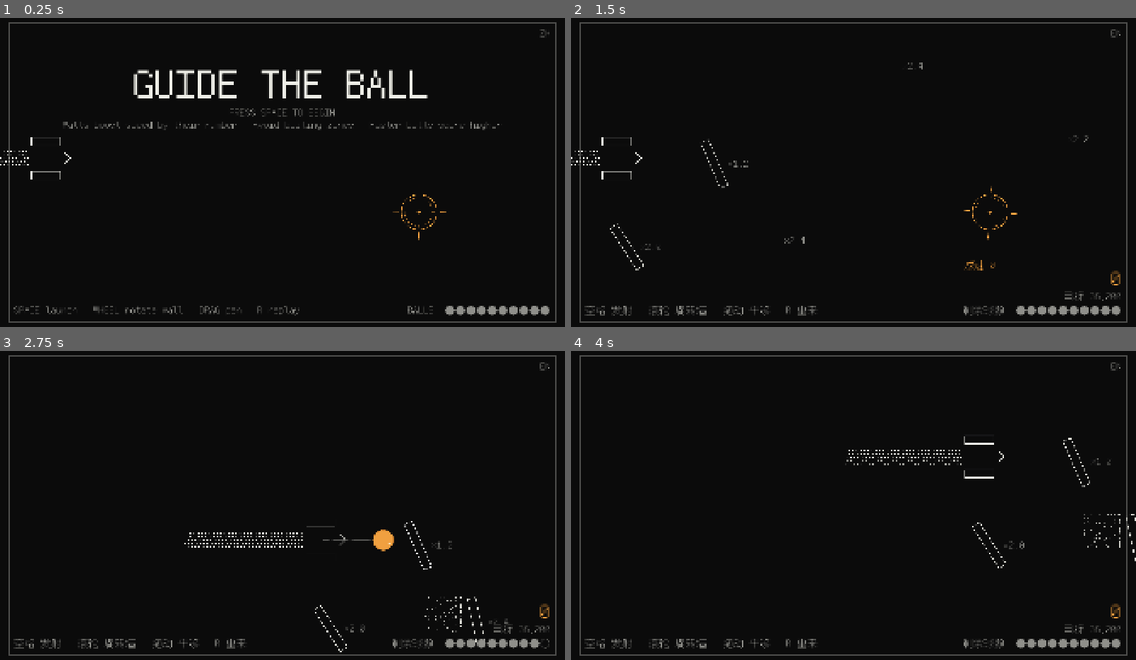
Above: before the commit, frames 1-4 (two rows, left to right).
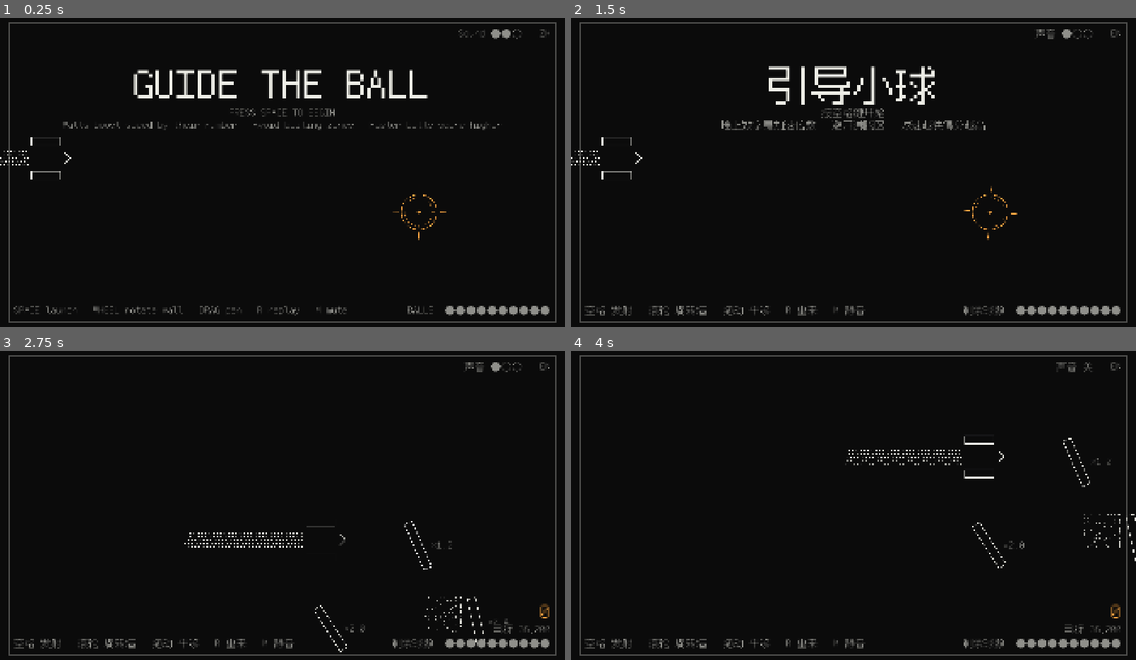
Above: after the commit, the same moments.

Repository: KuthorX/element-maze
Game: Godot game, scene res://node_2d.tscn
Same seed, same stepped clock (60 frames per second), same inputs: the game is played once before the commit and once after it.
Inputs (mouse positions are in pixels of both pictures, inside the frame that each line leads up to; where the layout moved, square brackets give the same spot in the first picture):
- Up to frame 1 (0.25 s): no input
- Up to frame 2 (1.5 s): click (1113, 33) [1090, 33] at 0.5 s; click (1056, 33) at 1.27 s
- Up to frame 3 (2.75 s): tap Enter (ui_accept) at 2 s; drag from (146, 496) to (418, 545) at 2.02 s
- Up to frame 4 (4 s): drag from (904, 629) to (989, 545) at 2.77 s; move the mouse to (910, 434) at 3.52 s; tap R at 3.6 s; click (910, 434) at 3.67 s; tap M at 3.8 s

The runs differ from the first frame. In frame 1, 0.2% of the frame differs, in the area x 56-93%, y 3-96%; in frame 2, 2.5%, in the area x 6-98%, y 3-97%; in frame 3, 0.5%; in frame 4, 0.2%.

Commit message:
feat: new music and sound effects
Audio autoload with Music/SFX buses, pooled SFX and crossfading music;
wall hits pitched along D Dorian by multiplier and speed; boiling-zone fizz,
goal shutter, win/lose stings, UI ticks; Sound volume control in the HUD
(click to step, M to mute), persisted and translated.

Co-Authored-By: Claude Opus 5.5 <noreply@anthropic.com>

Diff:
--- /dev/null
+++ b/default_bus_layout.tres
@@ -0,0 +1,15 @@
+[gd_resource type="AudioBusLayout" format=3]
+
+[resource]
+bus/1/name = &"Music"
+bus/1/solo = false
+bus/1/mute = false
+bus/1/bypass_fx = false
+bus/1/volume_db = -3.0
+bus/1/send = &"Master"
+bus/2/name = &"SFX"
+bus/2/solo = false
+bus/2/mute = false
+bus/2/bypass_fx = false
+bus/2/volume_db = 0.0
+bus/2/send = &"Master"
--- a/i18n/translations.csv
+++ b/i18n/translations.csv
@@ -2,10 +2,12 @@
 GAME_TITLE,Guide The Ball,引导小球
 TITLE_START,Press Space to begin,按空格键开始
 HUD_BALLS_LEFT,Balls,剩余球数
-HUD_CONTROLS,SPACE launch   WHEEL rotate wall   DRAG pan   R replay,空格 发射   滚轮 旋转墙   拖动 平移   R 重来
+HUD_CONTROLS,SPACE launch   WHEEL rotate wall   DRAG pan   R replay   M mute,空格 发射   滚轮 旋转墙   拖动 平移   R 重来   M 静音
 HUD_RULES,Walls boost speed by their number   Avoid boiling zones   Faster balls score higher,墙上数字是加速倍数   避开沸腾区   球速越快得分越高
 HUD_SPEED,Speed %s,球速 %s
 IMPRINT_TARGET,Target %s,目标 %s
 END_WIN,Target met,达成目标
 END_OUT,Out of balls,小球用完了
 END_SCORE,Target %s   R to replay,目标 %s   按 R 重来
+HUD_SOUND,Sound,声音
+HUD_SOUND_OFF,off,关
--- a/node_2d.tscn
+++ b/node_2d.tscn
@@ -7,6 +7,7 @@
 [ext_resource type="Script" uid="uid://c1ijpdu63rwha" path="res://scripts/EnergyWall.gd" id="5_q6r6c"]
 [ext_resource type="Script" uid="uid://claivnojwy5g6" path="res://scripts/DecZone.gd" id="13_nr8wp"]
 [ext_resource type="Script" uid="uid://bwh7d5bxaks17" path="res://scripts/LanguageToggle.gd" id="14_lang"]
+[ext_resource type="Script" path="res://scripts/SoundToggle.gd" id="24_sound"]
 [ext_resource type="Script" path="res://scripts/Frame.gd" id="15_film"]
 [ext_resource type="Script" path="res://scripts/Imprint.gd" id="16_imprint"]
 [ext_resource type="Script" path="res://scripts/Annotation.gd" id="17_note"]
@@ -259,10 +260,23 @@
 horizontal_alignment = 2
 text = "中文"
 
+[node name="SoundLabel" type="Label" parent="Film/EdgeLayer/View"]
+anchors_preset = 1
+anchor_left = 1.0
+anchor_right = 1.0
+offset_left = -200.0
+offset_top = 16.0
+offset_right = -48.0
+offset_bottom = 30.0
+grow_horizontal = 0
+auto_translate_mode = 2
+horizontal_alignment = 2
+text = "Sound"
+
 [node name="ControlsLabel" type="Label" parent="Film/EdgeLayer/View"]
 offset_left = 16.0
 offset_top = 330.0
-offset_right = 400.0
+offset_right = 460.0
 offset_bottom = 344.0
 text = "HUD_CONTROLS"
 
@@ -411,7 +425,7 @@
 anchors_preset = 1
 anchor_left = 1.0
 anchor_right = 1.0
-offset_left = -260.0
+offset_left = -124.0
 offset_top = 36.0
 offset_right = -36.0
 offset_bottom = 104.0
@@ -421,6 +435,22 @@
 flat = true
 script = ExtResource("14_lang")
 label_path = NodePath("../EdgeLayer/View/LangLabel")
+[node name="SoundToggle" type="Button" parent="Film"]
+auto_translate_mode = 2
+anchors_preset = 1
+anchor_left = 1.0
+anchor_right = 1.0
+offset_left = -390.0
+offset_top = 36.0
+offset_right = -132.0
+offset_bottom = 104.0
+grow_horizontal = 0
+focus_mode = 0
+mouse_default_cursor_shape = 2
+flat = true
+script = ExtResource("24_sound")
+label_path = NodePath("../EdgeLayer/View/SoundLabel")
+
 [connection signal="input_event" from="EnergyWall/TouchArea" to="EnergyWall" method="_on_touch_area_input_event"]
 [connection signal="input_event" from="EnergyWall2/TouchArea" to="EnergyWall2" method="_on_touch_area_input_event"]
 [connection signal="input_event" from="EnergyWall3/TouchArea" to="EnergyWall3" method="_on_touch_area_input_event"]
--- a/project.godot
+++ b/project.godot
@@ -25,6 +25,11 @@
 [autoload]
 
 Localization="*res://scripts/Localization.gd"
+Audio="*res://scripts/Audio.gd"
+
+[audio]
+
+buses/default_bus_layout="res://default_bus_layout.tres"
 
 [display]
 
--- /dev/null
+++ b/scripts/Audio.gd
@@ -0,0 +1,220 @@
+extends Node
+## Audio autoload: music (with crossfade and a "power down" duck), pooled SFX and the
+## master volume (four steps, 0 = muted) persisted next to the locale in settings.cfg.
+## Sounds are generated by tools/audio/build.py; see docs/audio-direction.md.
+
+signal volume_changed(level: int)
+## Emitted for every sound actually started (used by tests and logs).
+signal sfx_played(sfx_name: String)
+
+const SETTINGS_PATH := "user://settings.cfg"
+const SETTINGS_SECTION := "audio"
+const SETTINGS_KEY_VOLUME := "volume_level"
+const MAX_VOLUME_LEVEL := 3
+const DEFAULT_VOLUME_LEVEL := 2
+
+const MUSIC_BUS := &"Music"
+const SFX_BUS := &"SFX"
+const SFX_VOICES := 10
+const MUSIC_FADE := 1.2
+## On the result screen the music sinks with the level's power-down.
+const DUCK_DB := -9.0
+const SILENT_DB := -60.0
+
+const MUSIC := {
+	"scanning_table": preload("res://audio/music/scanning_table.mp3"),
+	"exposure": preload("res://audio/music/exposure.mp3"),
+}
+const SFX := {
+	"launch": preload("res://audio/sfx/launch.wav"),
+	"wall_hit": preload("res://audio/sfx/wall_hit.wav"),
+	"fizz": preload("res://audio/sfx/fizz.wav"),
+	"goal": preload("res://audio/sfx/goal.wav"),
+	"out_of_balls": preload("res://audio/sfx/out_of_balls.wav"),
+	"target_met": preload("res://audio/sfx/target_met.wav"),
+	"ui_click": preload("res://audio/sfx/ui_click.wav"),
+	"ui_hover": preload("res://audio/sfx/ui_hover.wav"),
+	"ui_confirm": preload("res://audio/sfx/ui_confirm.wav"),
+	"rotate": preload("res://audio/sfx/rotate.wav"),
+	"empty": preload("res://audio/sfx/empty.wav"),
+}
+## Minimum seconds between two starts of the same sound (avoids machine-gun stacking).
+const MIN_INTERVAL := {
+	"wall_hit": 0.04,
+	"fizz": 0.25,
+	"rotate": 0.035,
+	"ui_hover": 0.08,
+}
+## Wall hits are tuned along D Dorian from D5: the scale degree rises with the wall's
+## multiplier and with the ball's speed, so a fast ball off a x2.4 wall rings highest.
+const DORIAN_STEPS := [0, 2, 3, 5, 7, 9, 10, 12, 14, 15]
+const BOOST_LOW := 1.2
+const DEGREES_PER_BOOST := 5.0
+const BASE_SPEED := 400.0
+const MAX_SPEED_DEGREES := 3
+
+var volume_level: int = DEFAULT_VOLUME_LEVEL
+var _muted_from: int = DEFAULT_VOLUME_LEVEL
+var _voices: Array[AudioStreamPlayer] = []
+var _next_voice := 0
+var _last_played := {}
+var _music_a: AudioStreamPlayer
+var _music_b: AudioStreamPlayer
+var _active_music: AudioStreamPlayer
+var _current_music := ""
+var _music_tween: Tween
+var _ducked := false
+
+
+func _ready() -> void:
+	process_mode = Node.PROCESS_MODE_ALWAYS
+	for i in SFX_VOICES:
+		var voice := AudioStreamPlayer.new()
+		voice.bus = SFX_BUS
+		add_child(voice)
+		_voices.append(voice)
+	_music_a = _new_music_player()
+	_music_b = _new_music_player()
+	_active_music = _music_b
+	_set_volume_level(_load_volume_level(), false)
+
+
+# Stops playbacks on quit so the audio server can release the streams before shutdown.
+func _exit_tree() -> void:
+	for player in _voices + [_music_a, _music_b]:
+		player.stop()
+		player.stream = null
+
+
+func _new_music_player() -> AudioStreamPlayer:
+	var player := AudioStreamPlayer.new()
+	player.bus = MUSIC_BUS
+	player.volume_db = SILENT_DB
+	add_child(player)
+	return player
+
+
+# --- SFX -----------------------------------------------------------------------------
+
+func play(sfx_name: String, pitch: float = 1.0, volume_db: float = 0.0) -> void:
+	if not SFX.has(sfx_name):
+		push_error("Unknown sound %s" % sfx_name)
+		return
+	var now := Time.get_ticks_msec() / 1000.0
+	if now - float(_last_played.get(sfx_name, -1.0)) < float(MIN_INTERVAL.get(sfx_name, 0.0)):
+		return
+	_last_played[sfx_name] = now
+	var voice := _voices[_next_voice]
+	_next_voice = (_next_voice + 1) % _voices.size()
+	voice.stream = SFX[sfx_name]
+	voice.pitch_scale = pitch
+	voice.volume_db = volume_db
+	voice.play()
+	sfx_played.emit(sfx_name)
+
+
+## A ball bounced off a magnet wall with multiplier `boost` at `speed` px/s.
+func play_wall_hit(boost: float, speed: float) -> void:
+	var degree := roundi((boost - BOOST_LOW) * DEGREES_PER_BOOST)
+	degree += clampi(int(log(maxf(speed, 1.0) / BASE_SPEED) / log(2.0)), 0, MAX_SPEED_DEGREES)
+	degree = clampi(degree, 0, DORIAN_STEPS.size() - 1)
+	var semitones: int = DORIAN_STEPS[degree]
+	var loudness := clampf(-6.0 + 2.0 * log(maxf(speed, 1.0) / BASE_SPEED) / log(2.0), -6.0, 0.0)
+	play("wall_hit", pow(2.0, semitones / 12.0), loudness)
+
+
+# --- Music ---------------------------------------------------------------------------
+
+## Crossfades to `track` (no-op if it is already playing). Restores an active duck.
+func play_music(track: String) -> void:
+	if not MUSIC.has(track):
+		push_error("Unknown music %s" % track)
+		return
+	if track == _current_music:
+		duck_music(false)
+		return
+	_current_music = track
+	_ducked = false
+	var outgoing := _active_music
+	_active_music = _music_b if outgoing == _music_a else _music_a
+	_active_music.stream = MUSIC[track]
+	_active_music.volume_db = SILENT_DB
+	_active_music.play()
+	_fade_music(0.0)
+	GameLogger.info("Music: %s" % track, "Audio")
+
+
+## Sinks the current track under the result screen (true) or brings it back (false).
+func duck_music(ducked: bool) -> void:
+	if ducked == _ducked:
+		return
+	_ducked = ducked
+	_fade_music(DUCK_DB if ducked else 0.0)
+
+
+## Fades the active track to `active_db` and the other player out (then stops it).
+func _fade_music(active_db: float) -> void:
+	if _music_tween:
+		_music_tween.kill()
+	var idle := _music_b if _active_music == _music_a else _music_a
+	_music_tween = create_tween().set_parallel()
+	_music_tween.tween_property(_active_music, "volume_db", active_db, MUSIC_FADE)
+	_music_tween.tween_property(idle, "volume_db", SILENT_DB, MUSIC_FADE)
+	_music_tween.chain().tween_callback(_stop_silent_music)
+
+
+func _stop_silent_music() -> void:
+	for player in [_music_a, _music_b]:
+		if player.volume_db <= SILENT_DB + 0.1:
+			player.stop()
+
+
+# --- Volume --------------------------------------------------------------------------
+
+## Steps the volume down: 3 -> 2 -> 1 -> off -> 3 (the HUD "Sound" control).
+func cycle_volume() -> void:
+	var next := volume_level - 1
+	if next < 0:
+		next = MAX_VOLUME_LEVEL
+	_set_volume_level(next, true)
+
+
+func toggle_mute() -> void:
+	if volume_level == 0:
+		_set_volume_level(maxi(_muted_from, 1), true)
+	else:
+		_muted_from = volume_level
+		_set_volume_level(0, true)
+
+
+func _set_volume_level(level: int, save: bool) -> void:
+	volume_level = clampi(level, 0, MAX_VOLUME_LEVEL)
+	var master := AudioServer.get_bus_index(&"Master")
+	AudioServer.set_bus_mute(master, volume_level == 0)
+	var linear := float(volume_level) / MAX_VOLUME_LEVEL
+	AudioServer.set_bus_volume_db(master, linear_to_db(linear) if volume_level > 0 else SILENT_DB)
+	if save:
+		_save_volume_level(volume_level)
+	volume_changed.emit(volume_level)
+
+
+func _unhandled_key_input(event: InputEvent) -> void:
+	if event is InputEventKey and event.pressed and not event.echo and event.keycode == KEY_M:
+		toggle_mute()
+		play("ui_click")
+
+
+func _load_volume_level() -> int:
+	var config := ConfigFile.new()
+	if config.load(SETTINGS_PATH) != OK:
+		return DEFAULT_VOLUME_LEVEL
+	return clampi(int(config.get_value(SETTINGS_SECTION, SETTINGS_KEY_VOLUME, DEFAULT_VOLUME_LEVEL)), 0, MAX_VOLUME_LEVEL)
+
+
+func _save_volume_level(level: int) -> void:
+	var config := ConfigFile.new()
+	config.load(SETTINGS_PATH)
+	config.set_value(SETTINGS_SECTION, SETTINGS_KEY_VOLUME, level)
+	var err := config.save(SETTINGS_PATH)
+	if err != OK:
+		GameLogger.error("Failed to save volume (error %d)" % err, "Audio")
--- a/scripts/ColorBall.gd
+++ b/scripts/ColorBall.gd
@@ -44,6 +44,7 @@
 			var remainder = collision_info.get_remainder().bounce(collision_info.get_normal())
 			remainder = remainder.normalized() * (remainder.length() * boost)  # 应用提升到剩余向量
 			move_and_collide(remainder)
+			Audio.play_wall_hit(boost, velocity.length())
 			if is_instance_valid(trail):
 				trail.spawn_impact(global_position, collision_info.get_normal())
 
--- a/scripts/DecZone.gd
+++ b/scripts/DecZone.gd
@@ -8,6 +8,10 @@
 var bodies_inside: Array[CharacterBody2D] = []  # 跟踪进入的 CharacterBody2D
 var _sprite: CanvasItem
 var _opacity_timer: float = 0.0  # 用于不透明度变化的计时器
+var _fizz_timer: float = 0.0
+
+const FIZZ_REPEAT := 0.5  # seconds between fizz bursts while a ball boils through
+const FIZZ_MIN_SPEED := 25.0
 
 func _ready():
 	# 获取 Sprite2D 子节点
@@ -39,10 +43,24 @@
 			# 防止速度反转或过小
 			if body.velocity.length() < 1.0:
 				body.velocity = Vector2.ZERO
+	_update_fizz(delta)
+
+
+## Keeps the zone boiling audibly while a moving ball is inside it.
+func _update_fizz(delta: float) -> void:
+	var moving := bodies_inside.any(func(b): return is_instance_valid(b) and b.velocity.length() > FIZZ_MIN_SPEED)
+	if not moving:
+		_fizz_timer = 0.0
+		return
+	_fizz_timer += delta
+	if _fizz_timer >= FIZZ_REPEAT:
+		_fizz_timer = 0.0
+		Audio.play("fizz")
 
 func _on_body_entered(body: Node):
 	if body is CharacterBody2D:
 		bodies_inside.append(body)
+		Audio.play("fizz")
 		print("CharacterBody2D entered deceleration zone: ", body.name)
 
 func _on_body_exited(body: Node):
--- a/scripts/DestinationCircle.gd
+++ b/scripts/DestinationCircle.gd
@@ -115,6 +115,7 @@
 	print("Ball absorbed, score added: ", int(ceil(initial_speed)))
 
 func _add_score(amount: int):
+	Audio.play("goal")
 	if _level_state and _level_state.has_method("add_score"):
 		print("Adding score: ", amount, " at time: ", Time.get_ticks_msec())
 		_level_state.add_score(amount)
--- a/scripts/ElementSource.gd
+++ b/scripts/ElementSource.gd
@@ -32,6 +32,7 @@
 	var level_state = get_tree().get_first_node_in_group("level_score")
 	if level_state and not level_state.consume_ball():
 		GameLogger.info("Cannot spawn ball: no remaining balls", "ElementSource")
+		Audio.play("empty")
 		return
 
 	var ball := ColorBallScene.instantiate()
@@ -47,6 +48,7 @@
 	ball.global_position = global_position
 
 	spawned_balls.append(ball)
+	Audio.play("launch")
 	ball.tree_exited.connect(_on_ball_tree_exited.bind(ball))
 	GameLogger.info("ColorBall spawned successfully, total balls: %d" % spawned_balls.size(), "ElementSource")
 
--- a/scripts/EnergyWall.gd
+++ b/scripts/EnergyWall.gd
@@ -34,6 +34,7 @@
 func _on_mouse_entered():
 	mouse_inside = true
 	$Sprite2D.modulate = HOVER_MODULATE
+	Audio.play("ui_hover")
 
 func _on_mouse_exited():
 	mouse_inside = false
@@ -46,11 +47,13 @@
 			var new_rotation_deg = rad_to_deg(target_rotation) + rotation_step
 			new_rotation_deg = clamp(new_rotation_deg, min_rotation_degrees, max_rotation_degrees)
 			target_rotation = deg_to_rad(new_rotation_deg)
+			Audio.play("rotate")
 		elif event.button_index == MOUSE_BUTTON_WHEEL_DOWN and event.pressed:
 			# 滚轮下滚，逆时针旋转
 			var new_rotation_deg = rad_to_deg(target_rotation) - rotation_step
 			new_rotation_deg = clamp(new_rotation_deg, min_rotation_degrees, max_rotation_degrees)
 			target_rotation = deg_to_rad(new_rotation_deg)
+			Audio.play("rotate", 0.9)
 
 func _process(delta: float):
 	# 平滑旋转到目标角度
--- a/scripts/LanguageToggle.gd
+++ b/scripts/LanguageToggle.gd
@@ -10,6 +10,7 @@
 func _ready() -> void:
 	_label = get_node(label_path)
 	pressed.connect(Localization.toggle_locale)
+	pressed.connect(Audio.play.bind("ui_click"))
 	Localization.locale_changed.connect(_on_locale_changed)
 	_on_locale_changed(Localization.current_locale)
 
--- a/scripts/LevelState.gd
+++ b/scripts/LevelState.gd
@@ -46,6 +46,7 @@
 	reset_requested.connect(_reset_to_initial_values)
 	_imprint.show_title()
 	_hide_level()
+	Audio.play_music("scanning_table")
 
 
 func is_playing() -> bool:
@@ -156,6 +157,8 @@
 	_power_level(POWERED_OFF)
 	_speed_readout.text = ""
 	_imprint.show_end(score >= goal_score, score, goal_score)
+	Audio.play("target_met" if score >= goal_score else "out_of_balls")
+	Audio.duck_music(true)
 	GameLogger.info("Round ended with score %d" % score, "LevelState")
 
 
@@ -198,6 +201,8 @@
 		_power_level(Color.WHITE)
 	state = State.PLAYING
 	_settled_time = 0.0
+	Audio.play("ui_confirm")
+	Audio.play_music("exposure")
 	_imprint.show_play(goal_score)
 	_update_score_display()
 
--- /dev/null
+++ b/scripts/SoundToggle.gd
@@ -0,0 +1,30 @@
+extends Button
+## Invisible hit area over the edge-print sound label ("Sound ●●○"); each click steps the
+## volume down one notch, wrapping from off back to full. M toggles mute (see Audio.gd).
+
+## The pixel-font label that shows the volume.
+@export var label_path: NodePath
+
+var _label: Label
+
+
+func _ready() -> void:
+	_label = get_node(label_path)
+	pressed.connect(_on_pressed)
+	Audio.volume_changed.connect(_on_volume_changed)
+	_on_volume_changed(Audio.volume_level)
+
+
+func _on_pressed() -> void:
+	Audio.cycle_volume()
+	Audio.play("ui_click")
+
+
+func _notification(what: int) -> void:
+	if what == NOTIFICATION_TRANSLATION_CHANGED and is_node_ready():
+		_on_volume_changed(Audio.volume_level)
+
+
+func _on_volume_changed(level: int) -> void:
+	var meter := tr("HUD_SOUND_OFF") if level == 0 else "●".repeat(level) + "○".repeat(Audio.MAX_VOLUME_LEVEL - level)
+	_label.text = "%s %s" % [tr("HUD_SOUND"), meter]
Not shown, added: audio/music/exposure.mp3.import
Not shown, added: audio/music/scanning_table.mp3.import
Not shown, added: audio/sfx/empty.wav.import
Not shown, added: audio/sfx/fizz.wav.import
Not shown, added: audio/sfx/goal.wav.import
Not shown, added: audio/sfx/launch.wav.import
Not shown, added: audio/sfx/out_of_balls.wav.import
Not shown, added: audio/sfx/rotate.wav.import
Not shown, added: audio/sfx/target_met.wav.import
Not shown, added: audio/sfx/ui_click.wav.import
Not shown, added: audio/sfx/ui_confirm.wav.import
Not shown, added: audio/sfx/ui_hover.wav.import
(and 7 more such lines)
